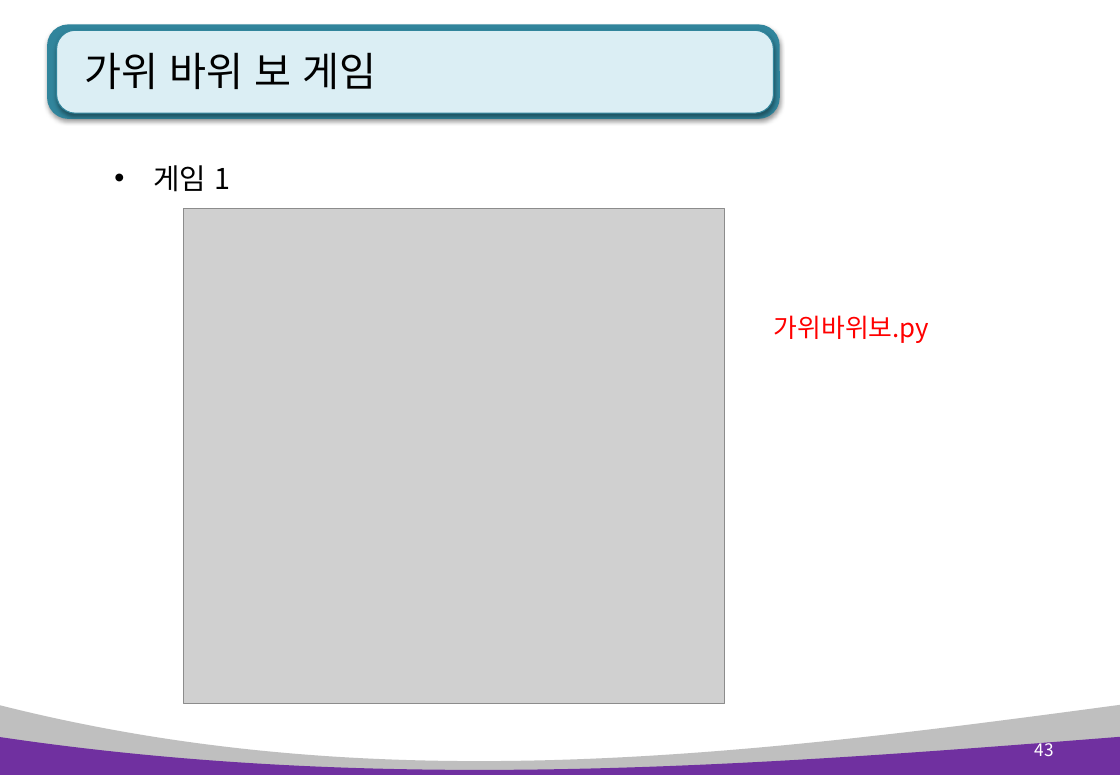
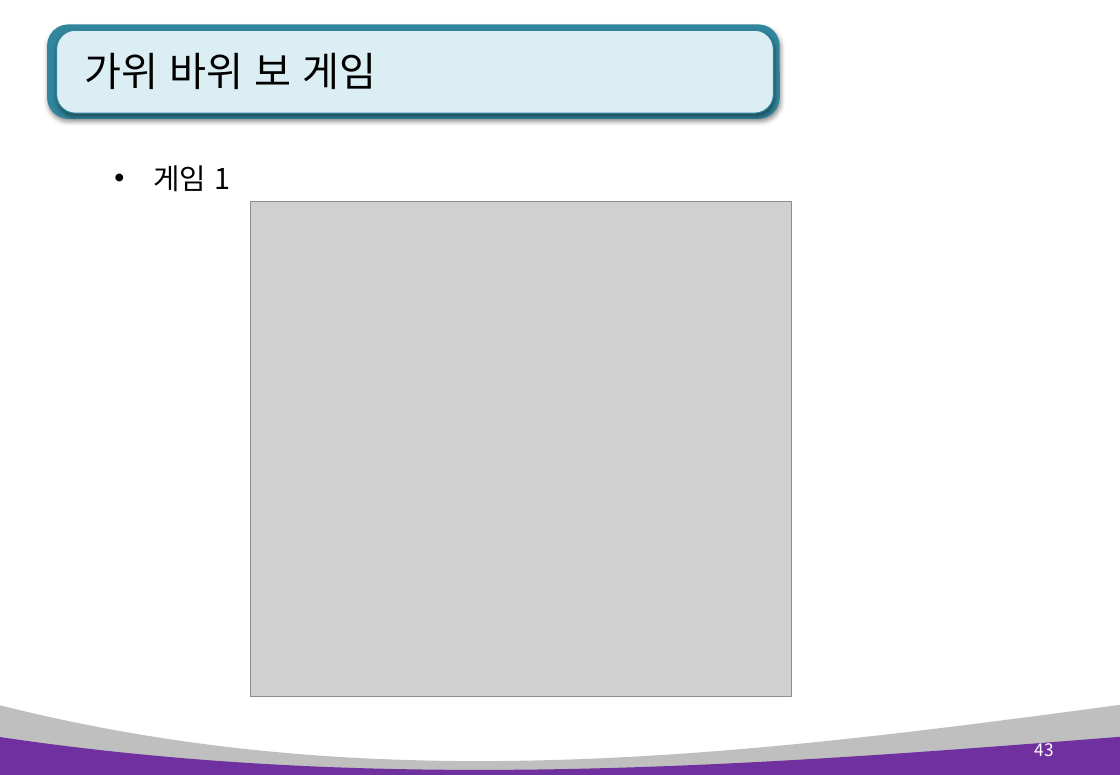
Before and after one commit to kiyongee2/green_project_web, a slide deck: slide 43 of python_ppt/Python 6장. 모듈 .pptx. Drawn at 1120x775 pixels with LibreOffice and Linux fonts; fonts in the diff are those of the drawing; grey boxes stand for pictures. Boxes give left, top, right and bottom in pixels: in the first picture for what was removed or moved away, otherwise in the second. Text is boxed around its words. In the diff, an @@ line names an element or a change of style, - is before the commit and + after.

```diff
--- a/python_ppt/Python 6장. 모듈 .pptx
+++ b/python_ppt/Python 6장. 모듈 .pptx
@@ picture: place and size @@
-picture at (184,209,725,704)
+picture at (250,202,791,697)
@@ text removed at (774,315,929,343) @@
-가위바위보.py
```
Also in this commit, not shown: 3 other slides changed, 8 slides added, 2 other files.
